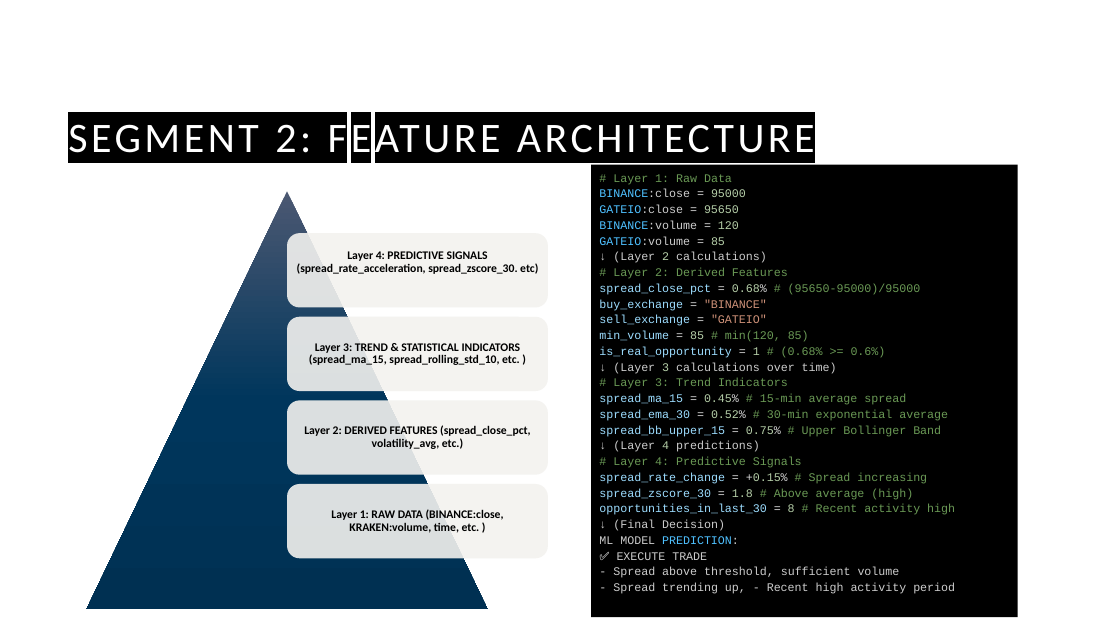
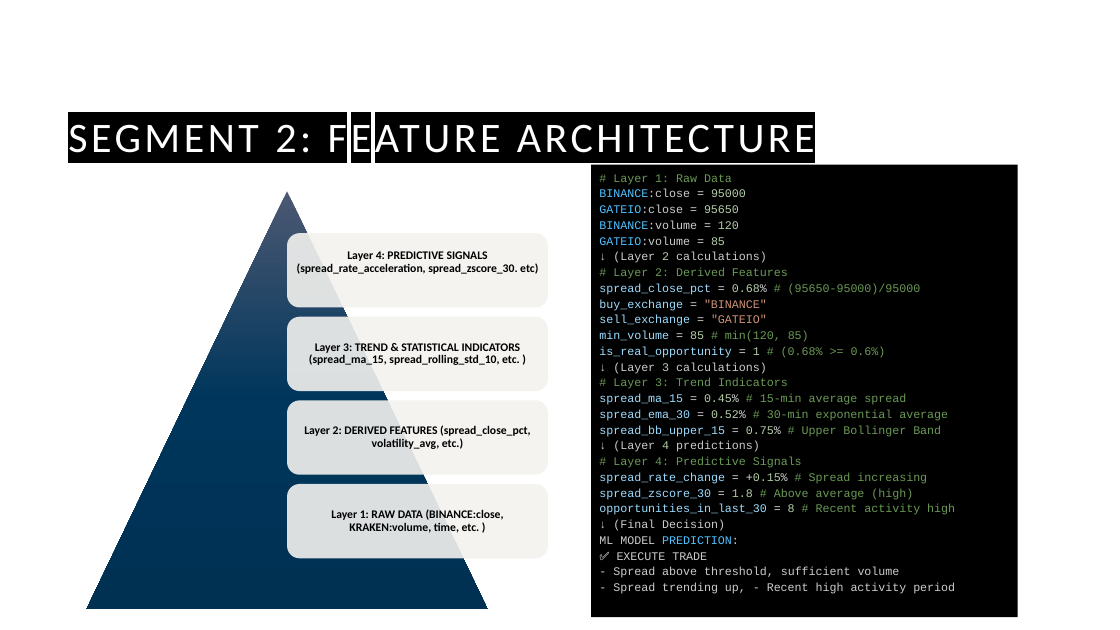
Before and after one commit to guyHarem/TAU_DS_Project, a slide deck: slide 12 of Presentations/Cryto Arbitrage P2.pptx. Drawn at 1120x630 pixels with LibreOffice and Linux fonts; fonts in the diff are those of the drawing; background and template pictures are left out. Boxes give left, top, right and bottom in pixels: in the first picture for what was removed or moved away, otherwise in the second. Text is boxed around its words. In the diff, an @@ line names an element or a change of style, - is before the commit and + after.

```diff
--- a/Presentations/Cryto Arbitrage P2.pptx
+++ b/Presentations/Cryto Arbitrage P2.pptx
@@ text in rectangle at [613, 362, 767, 374]: text changed @@
-↓ (Layer 3 calculations over time)
+↓ (Layer 3 calculations)
```
Also in this commit, not shown: 6 other slides changed, 5 other files.
